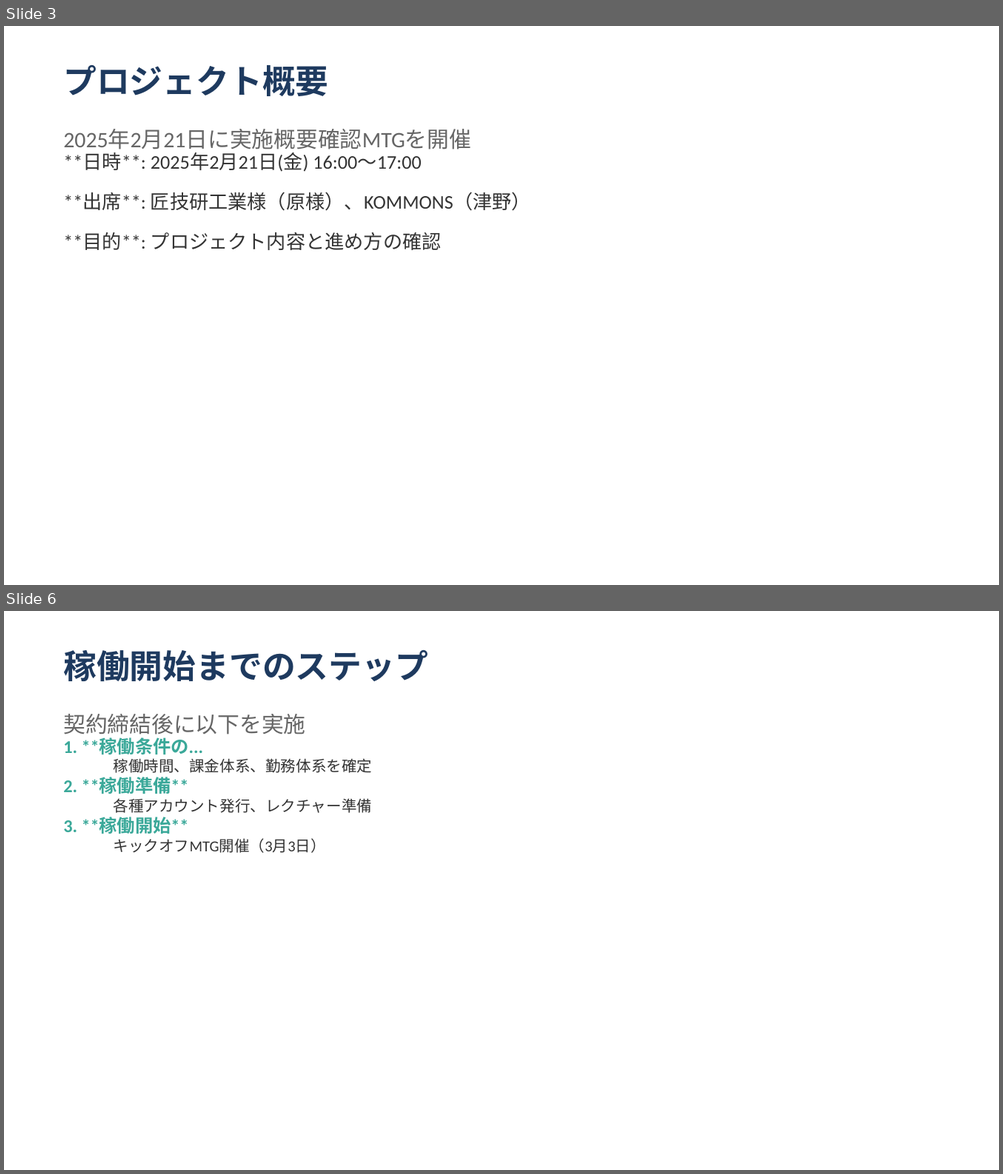
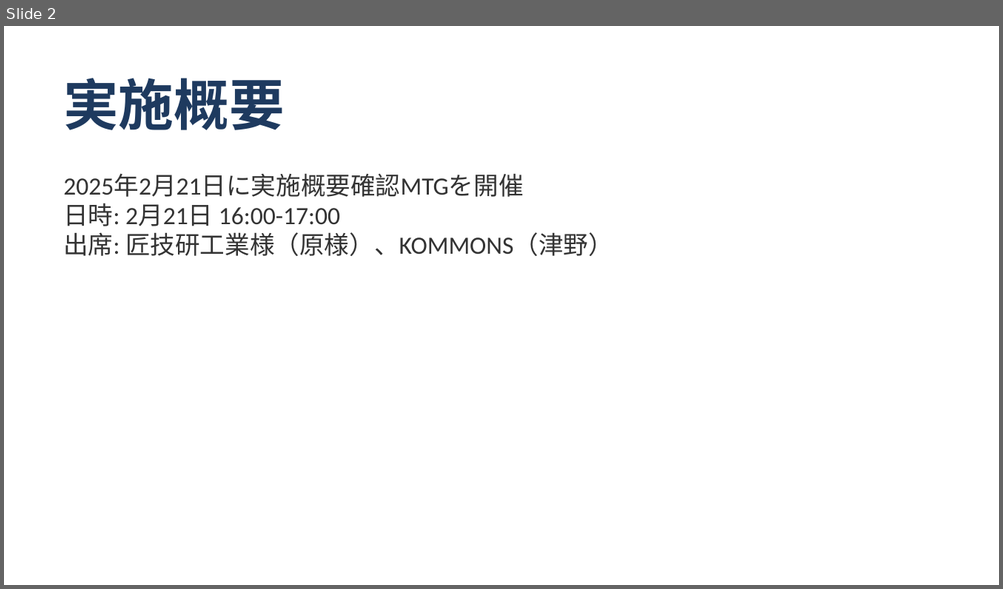
Before and after one commit to shoichitsuno-collab/MySpace_Shoichi-Tsuno, a slide deck: 匠技研工業プロジェクト_オンボーディング計画.pptx. Shown one above the other, each under a label of ours: slides 3 and 6 before the commit, slide 2 after it; the slides between them are not shown. The pictures are 1003x1174 and 1003x589 pixels, drawn with LibreOffice and Linux fonts; fonts in the diff are those of the drawing. Boxes give left, top, right and bottom in pixels: in the first picture for what was removed or moved away, otherwise in the second. Text is boxed around its words. In the diff, an @@ line names an element or a change of style, - is before the commit and + after.

```diff
--- a/匠技研工業プロジェクト_オンボーディング計画.pptx
+++ b/匠技研工業プロジェクト_オンボーディング計画.pptx
@@ slide 6 removed at [4, 611, 999, 1170], background #FFFFFF @@
@@ text removed at [63, 650, 428, 681] @@
-稼働開始までのステップ
@@ text removed at [63, 714, 305, 735] @@
-契約締結後に以下を実施
@@ text removed at [63, 738, 373, 853] @@
-1. **稼働条件の...
-  稼働時間、課金体系、勤務体系を確定
-2. **稼働準備**
-  各種アカウント発行、レクチャー準備
-3. **稼働開始**
-  キックオフMTG開催（3月3日）
@@ what was slide 3 is now slide 2 @@
@@ slide 2 changed as well @@
@@ text at [63, 78, 284, 130]: text changed; size 24 to 40 pt @@
-プロジェクト概要
+実施概要
@@ text removed at [63, 129, 471, 150] @@
-2025年2月21日に実施概要確認MTGを開催
@@ text at [63, 174, 613, 256]: text changed; size 14 to 18 pt @@
-**日時**: 2025年2月21日(金) 16:00～17:00
-**出席**: 匠技研工業様（原様）、KOMMONS（津野）
-**目的**: プロジェクト内容と進め方の確認
+2025年2月21日に実施概要確認MTGを開催
+日時: 2月21日 16:00-17:00
+出席: 匠技研工業様（原様）、KOMMONS（津野）
```
Also in this commit, not shown: 8 other slides changed, 5 slides added, 12 other slides removed.
